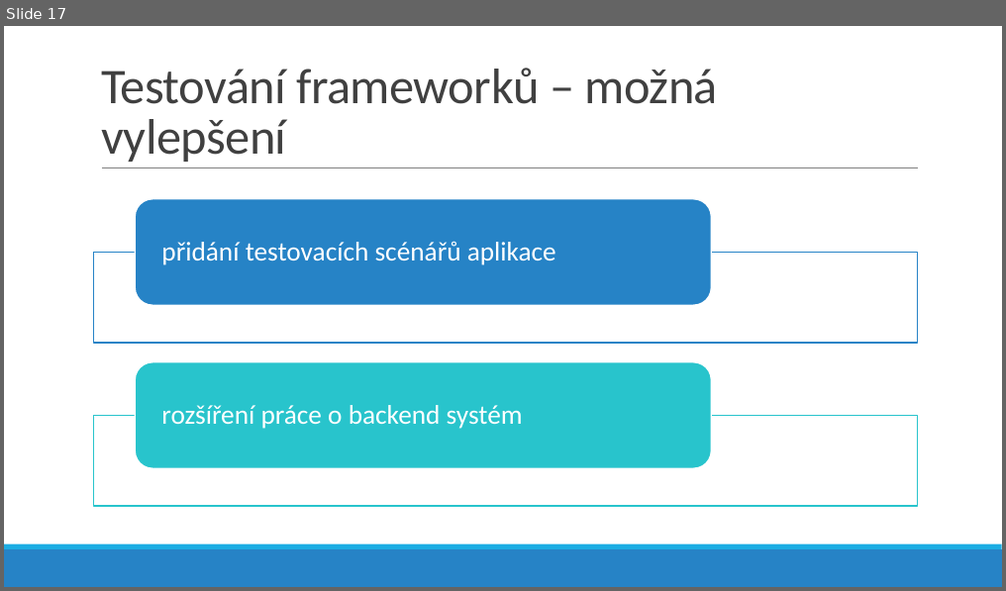
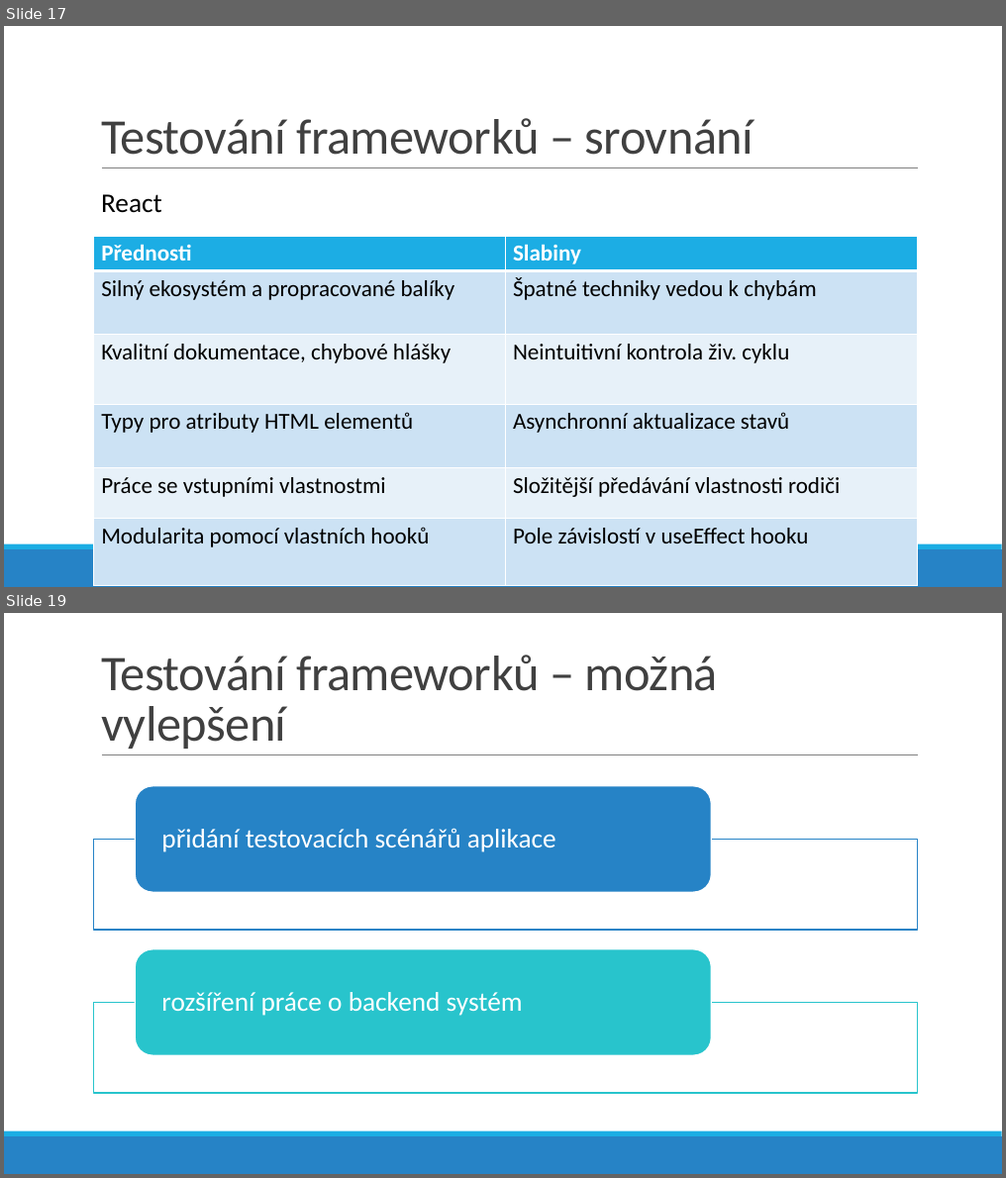
Before and after one commit to lukyncze/bachelor-thesis, a slide deck: presentation/prezentace-sukenik.pptx. Shown one above the other, each under a label of ours: slide 17 before the commit, slides 17 and 19 after it; the slides between them are not shown. The pictures are 1006x591 and 1006x1178 pixels, drawn with LibreOffice and Linux fonts; fonts in the diff are those of the drawing. Boxes give left, top, right and bottom in pixels: in the first picture for what was removed or moved away, otherwise in the second. Text is boxed around its words. In the diff, an @@ line names an element or a change of style, - is before the commit and + after.

```diff
--- a/presentation/prezentace-sukenik.pptx
+++ b/presentation/prezentace-sukenik.pptx
@@ slide 17 added at [4, 26, 1002, 587], background #FFFFFF; not listed: 3 template elements that a slide beside it also shows @@
@@ title added at [101, 118, 753, 155], 48 pt, text #404040 @@
+Testování frameworků – srovnání
@@ text added at [101, 194, 162, 213], 26 pt, text #000000 @@
+React
@@ table added at [94, 236, 918, 585], 6 rows, 2 columns @@
+Přednosti | Slabiny
+Silný ekosystém a propracované balíky | Špatné techniky vedou k chybám
+Kvalitní dokumentace, chybové hlášky | Neintuitivní kontrola živ. cyklu
+Typy pro atributy HTML elementů | Asynchronní aktualizace stavů
+Práce se vstupními vlastnostmi | Složitější předávání vlastnosti rodiči
+Modularita pomocí vlastních hooků | Pole závislostí v useEffect hooku
@@ what was slide 17 is now slide 19 @@
```
Also in this commit, not shown: 2 slides changed, 2 other slides added, 1 other file.
